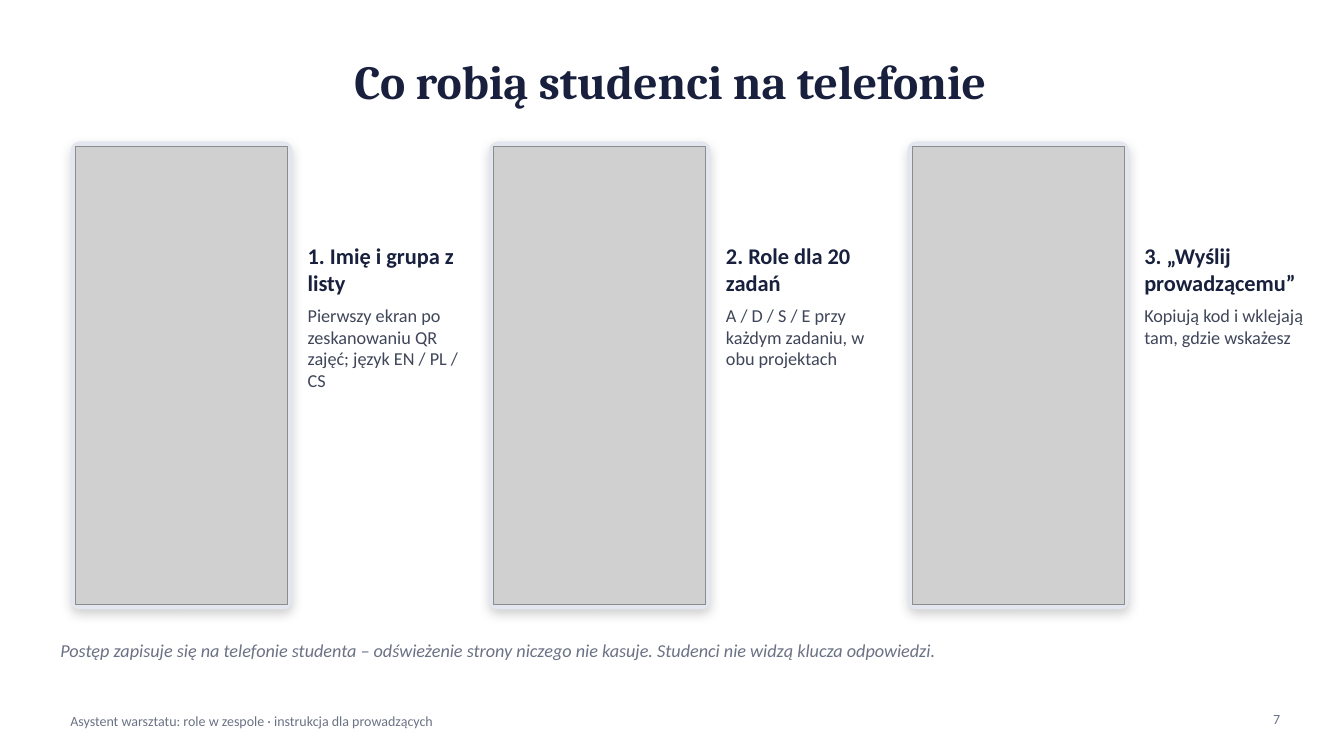
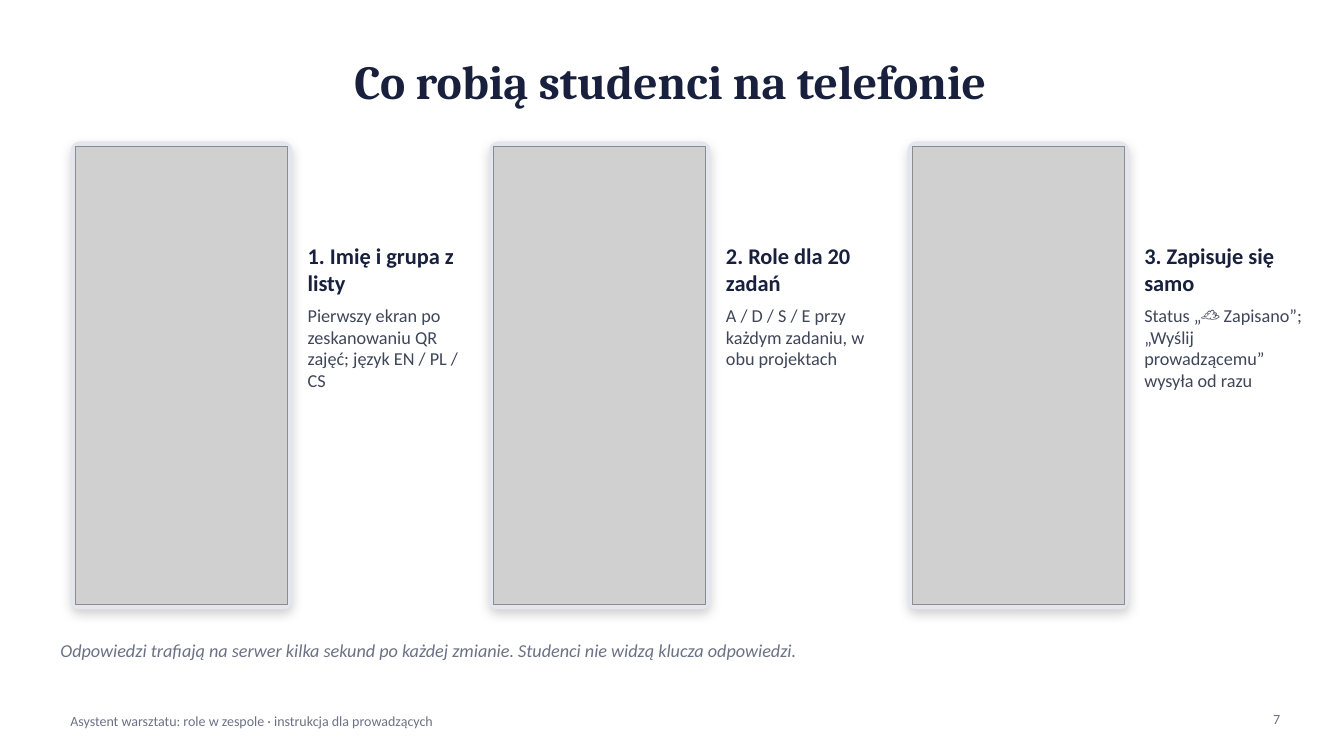
Before and after one commit to lwawrzynek/team-roles-workshop, a slide deck: slide 7 of Instrukcja-dla-prowadzacych.pptx. Drawn at 1344x756 pixels with LibreOffice and Linux fonts; fonts in the diff are those of the drawing; grey boxes stand for pictures. Boxes give left, top, right and bottom in pixels: in the first picture for what was removed or moved away, otherwise in the second. Text is boxed around its words. In the diff, an @@ line names an element or a change of style, - is before the commit and + after.

```diff
--- a/Instrukcja-dla-prowadzacych.pptx
+++ b/Instrukcja-dla-prowadzacych.pptx
@@ text at (1144,248,1302,390): text changed @@
-3. „Wyślij prowadzącemu”
-Kopiują kod i wklejają tam, gdzie wskażesz
+3. Zapisuje się samo
+Status „☁️ Zapisano”; „Wyślij prowadzącemu” wysyła od razu
@@ text at (60,644,796,660): text changed @@
-Postęp zapisuje się na telefonie studenta – odświeżenie strony niczego nie kasuje. Studenci nie widzą klucza odpowiedzi.
+Odpowiedzi trafiają na serwer kilka sekund po każdej zmianie. Studenci nie widzą klucza odpowiedzi.
```
Also in this commit, not shown: 11 other slides changed, 1 slide added.
